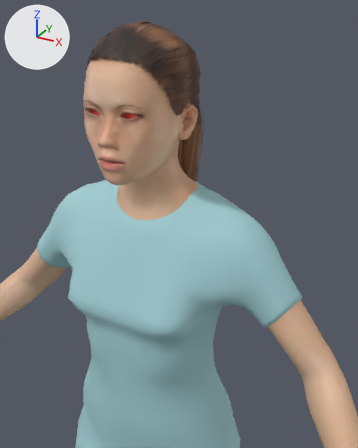
A saved change to the glTF model public/3d/cast/_lib/doctor-female-young.glb.
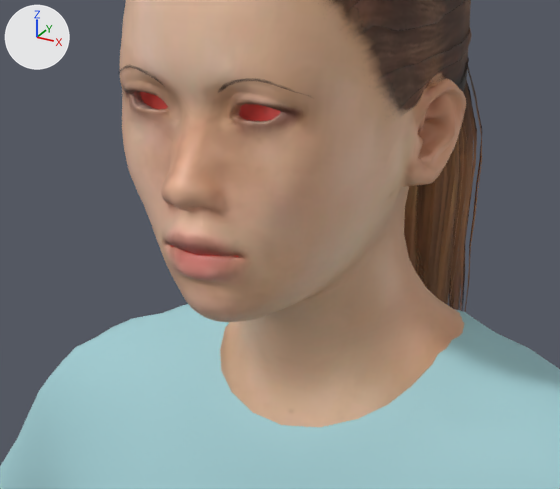
Each version is shown from a 50 mm camera at (0.374, -0.621, 1.455) aimed at (0.098, -0.12, 1.204), then close up on the part from 12% to 64% of the width and 18% to 54% of the height. The lights are fixed; the arrows at upper left show +X, +Y and +Z. The last two pictures show the newer version. The close-ups show mesh edges as thin lines. Where no turn or scale is listed for an object, it has been applied to the vertices.

The first close-up shows 'Human.female_casualsuit01', 'Human.ponytail01', 'base' and 1 more.
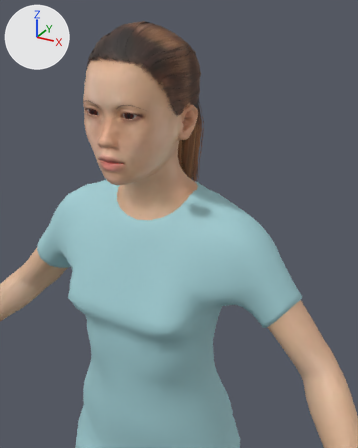
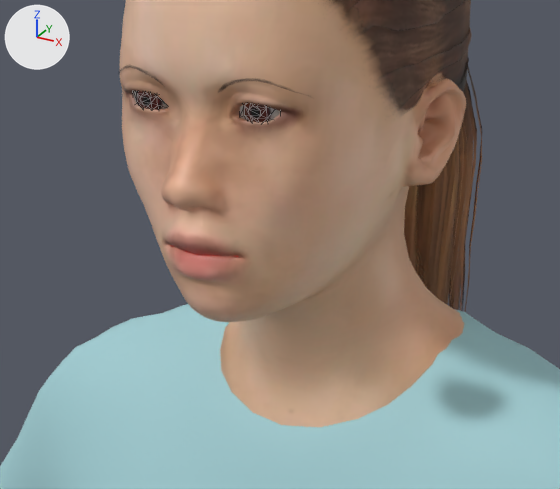
Location of each change, [x1, y1, x2, y2] in pixels of the close-ups (560 x 489 px):
'Human.low-poly', added
    after: [133, 91, 281, 122]

What changed in the scene script:
```text
Add img_brown_eye:
    img_brown_eye = load_image('brown_eye', '_unpacked/brown_eye', 256, 256, 'sRGB')
Add mat_doctor_female_young_eyes:
    mat_doctor_female_young_eyes = principled_material('doctor-female-young_eyes')
    mat_doctor_female_young_eyes.texture = img_brown_eye
    mat_doctor_female_young_eyes.roughness = 0.12
Add me_low_poly:
    me_low_poly.from_pydata(...)  # 96 vertices, 172 faces; spans x -0.0411..0.0411, y -0.1188..-0.0997, z 1.32..1.3451
    me_low_poly.materials.append(mat_doctor_female_young_eyes)  # picture img_brown_eye
Add ob_human_low_poly:
    ob_human_low_poly = bpy.data.objects.new('Human.low-poly', me_low_poly)
    ob_human_low_poly.location = (0.0, 0.0, 0.0)
```
